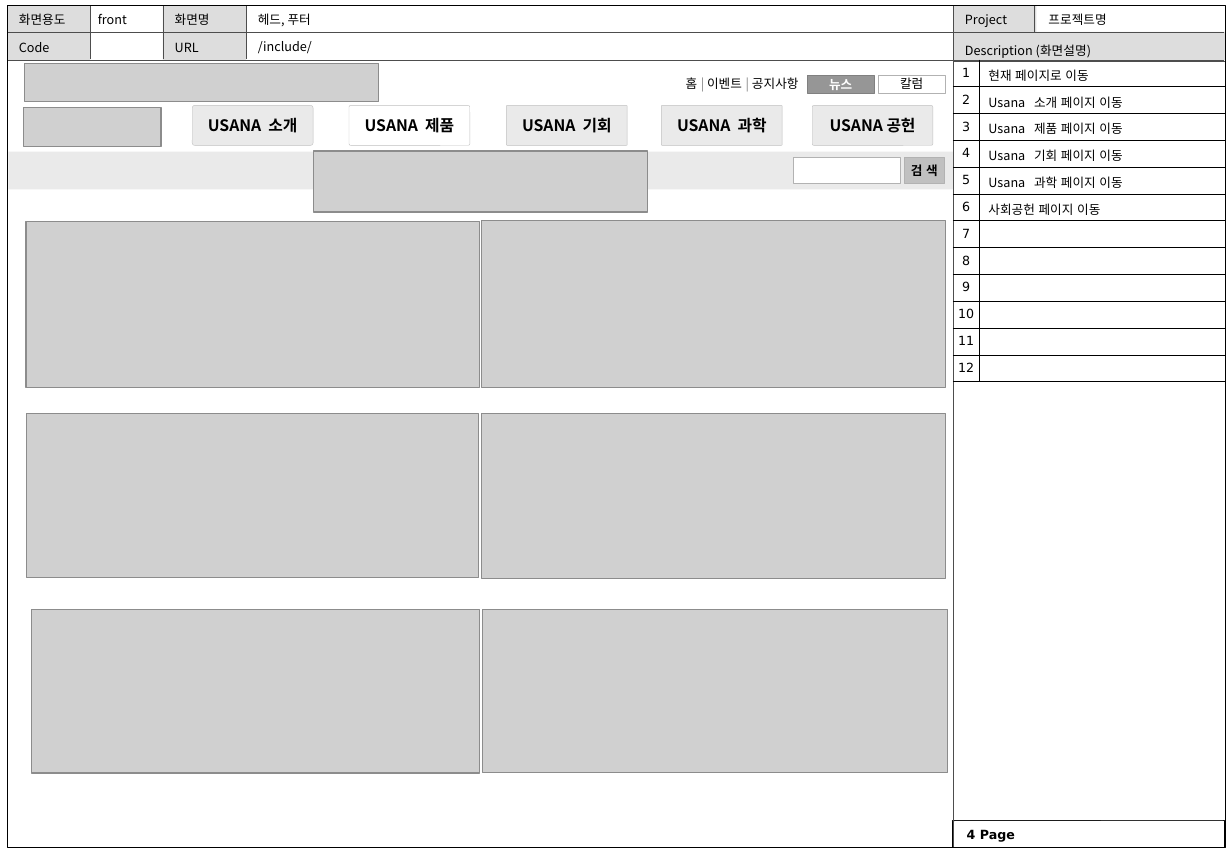
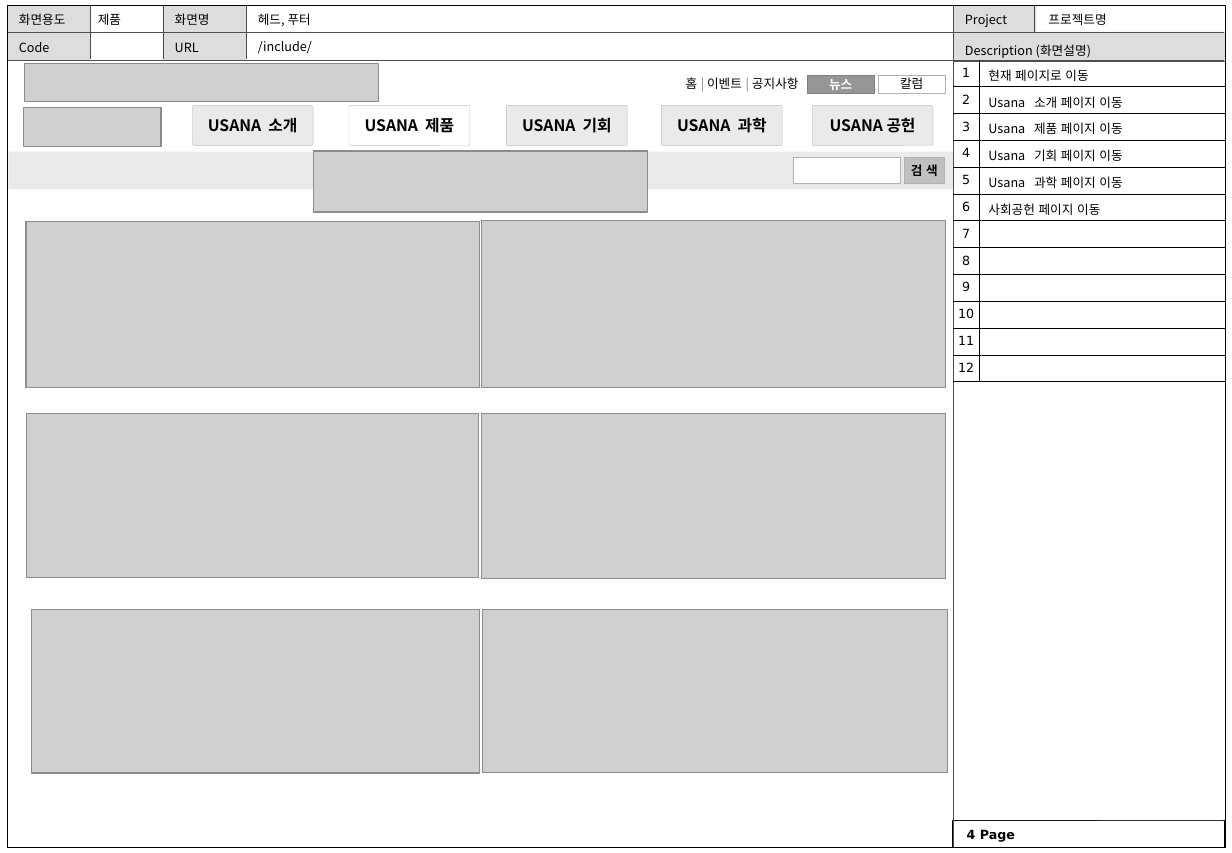
Before and after one commit to aone1234/query, a slide deck: slide 5 of 웹용_스토리보드_HMH.pptx. Drawn at 1232x853 pixels with LibreOffice and Linux fonts; fonts in the diff are those of the drawing; grey boxes stand for pictures. Boxes give left, top, right and bottom in pixels: in the first picture for what was removed or moved away, otherwise in the second. Text is boxed around its words. In the diff, an @@ line names an element or a change of style, - is before the commit and + after.

```diff
--- a/웹용_스토리보드_HMH.pptx
+++ b/웹용_스토리보드_HMH.pptx
@@ text at (98,13,121,25): text changed @@
-front
+제품
```
Also in this commit, not shown: 4 other slides changed.
